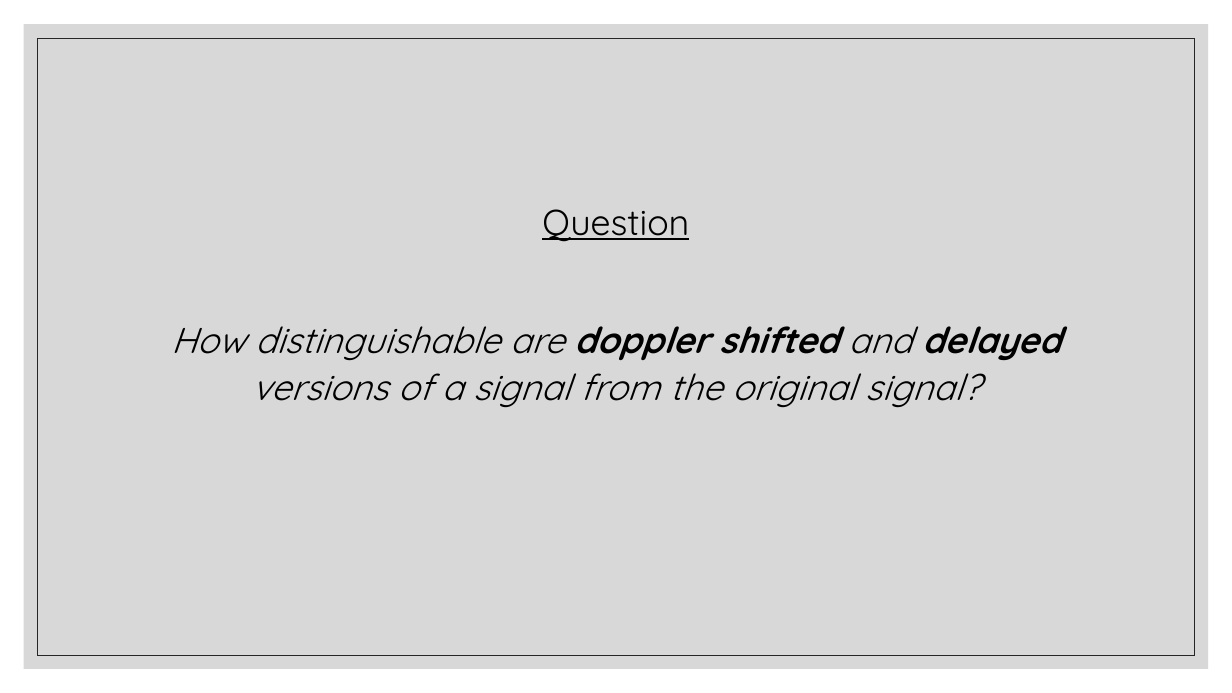
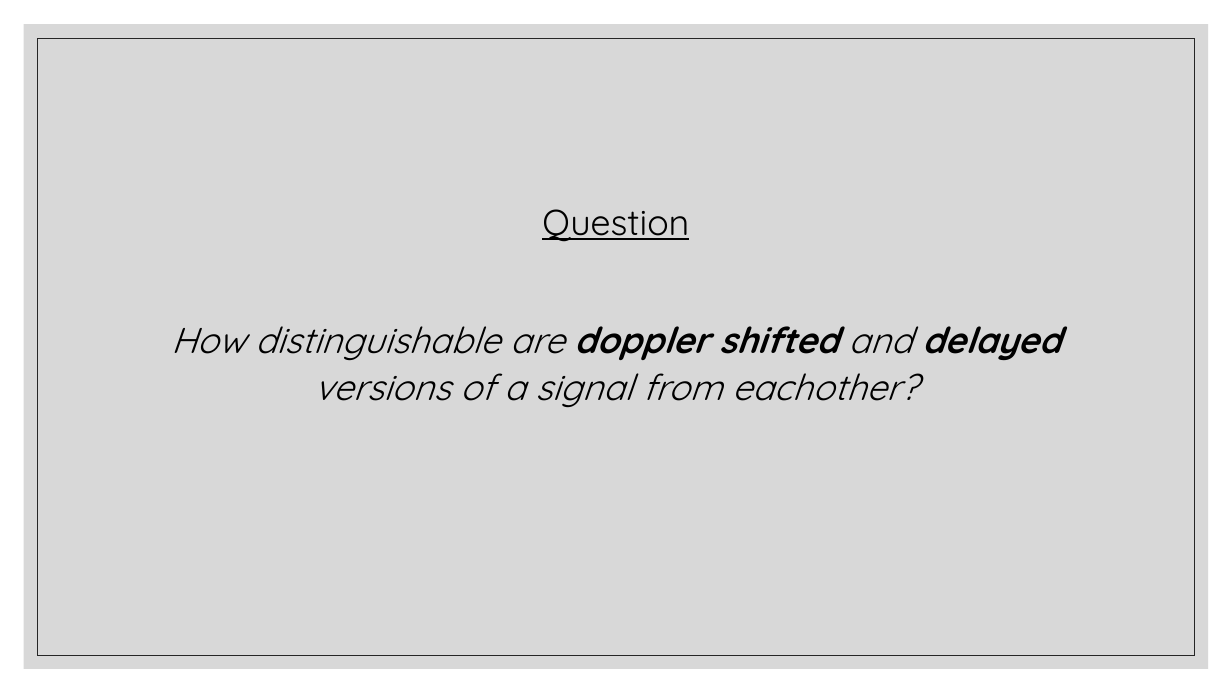
Before and after one commit to efreneau/Ambiguity-Function, a slide deck: slide 3 of The ambiguity function with applications.pptx (slide 2 before the commit). Drawn at 1232x693 pixels with LibreOffice and Linux fonts; fonts in the diff are those of the drawing. Boxes give left, top, right and bottom in pixels: in the first picture for what was removed or moved away, otherwise in the second. Text is boxed around its words. In the diff, an @@ line names an element or a change of style, - is before the commit and + after.

```diff
--- a/The ambiguity function with applications.pptx
+++ b/The ambiguity function with applications.pptx
@@ text at <box>171,326,1061,407</box>: text changed @@
-How distinguishable are doppler shifted and delayed versions of a signal from the original signal?
+How distinguishable are doppler shifted and delayed versions of a signal from eachother?
```
Also in this commit, not shown: 2 other slides changed, 1 slide added, 1 other file.
